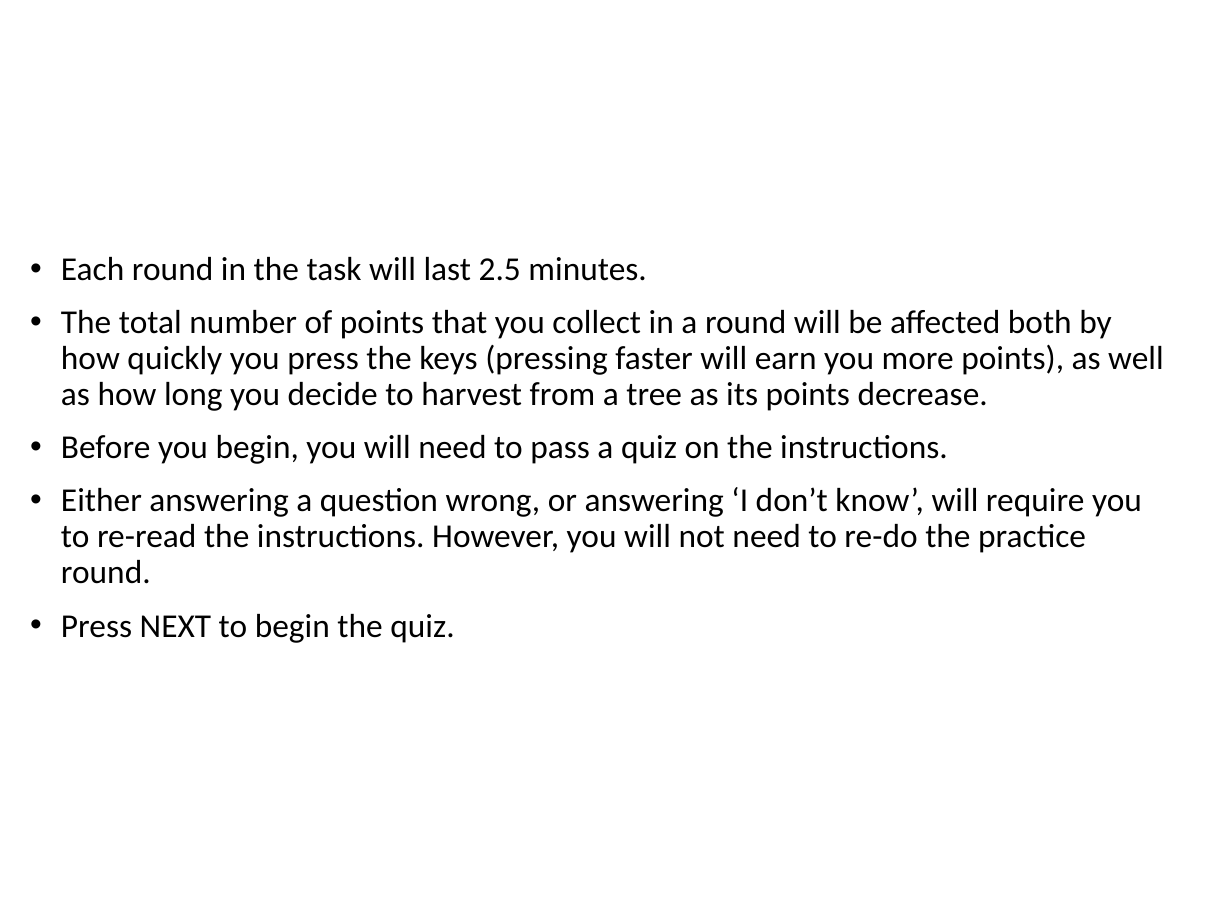
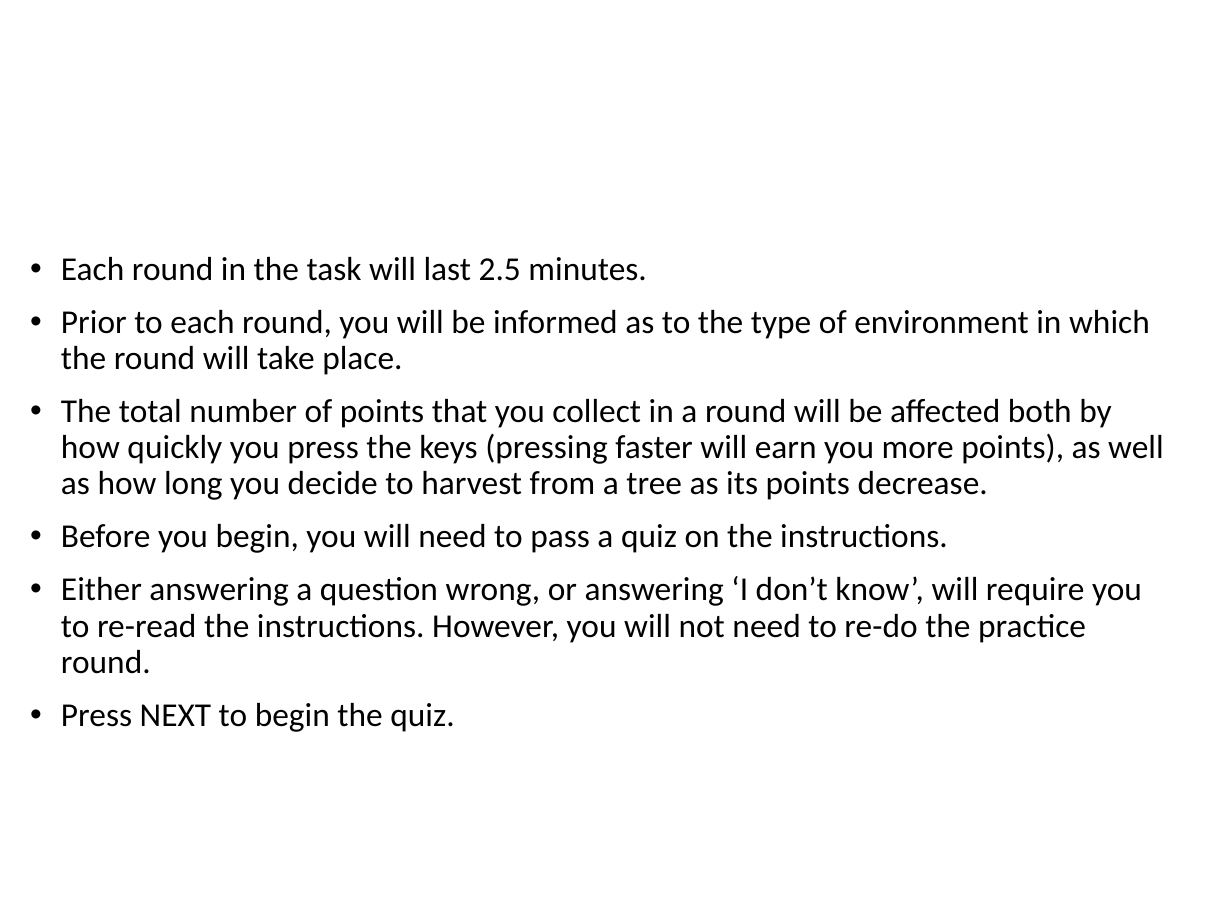
Before and after one commit to evanrussek/forage_jsp, a slide deck: slide 9 of public/ver_4/Stimuli/forage_instructions.pptx. Drawn at 1232x924 pixels with LibreOffice and Linux fonts; fonts in the diff are those of the drawing. Boxes give left, top, right and bottom in pixels: in the first picture for what was removed or moved away, otherwise in the second. Text is boxed around its words. In the diff, an @@ line names an element or a change of style, - is before the commit and + after.

```diff
--- a/public/ver_4/Stimuli/forage_instructions.pptx
+++ b/public/ver_4/Stimuli/forage_instructions.pptx
@@ text at (61,310,1150,375): paragraph added @@
+• Prior to each round, you will be informed as to the type of environment in which the round will take place.
```
Also in this commit, not shown: 5 other slides changed, 9 other files.
